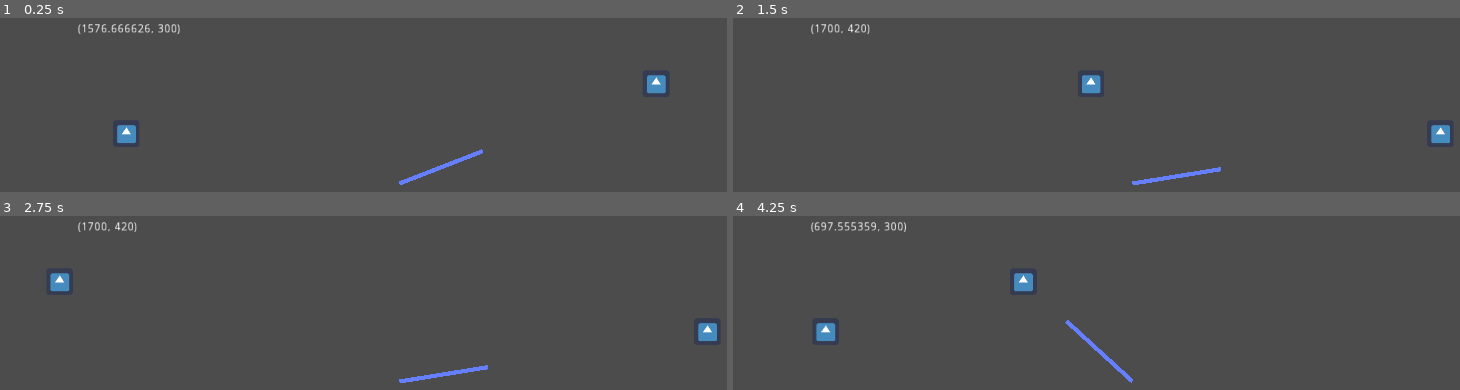
Above: before the commit, frames 1-4 (two rows, left to right).
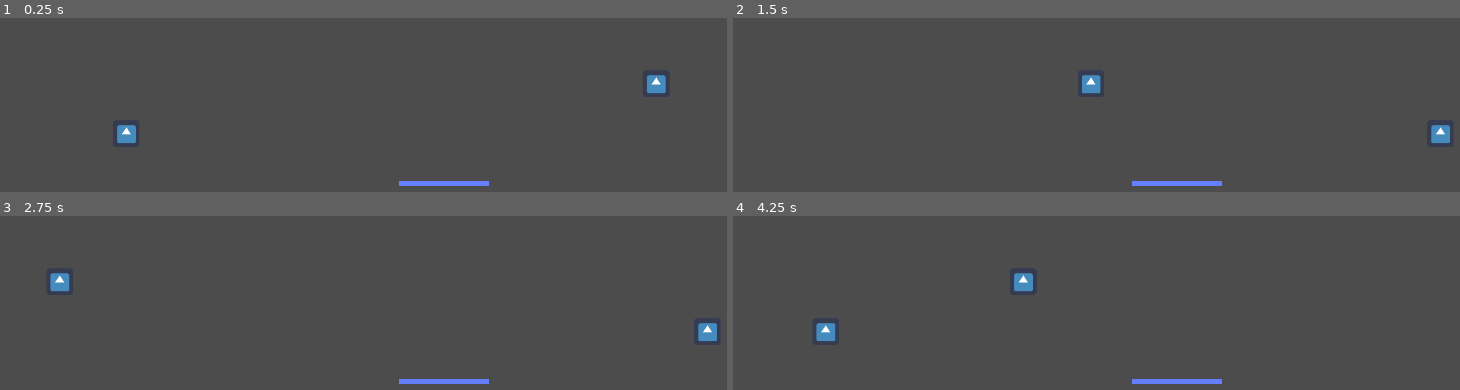
Above: after the commit, the same moments.

Repository: Boyquotes/ddat-gpf.entities
Game: Godot game, scene res://_testenv/tests_entity_ability/unit_ability_controller/test_entab_weapon.tscn
The game is run twice, just before and just after one commit, with the same random seed, the same clock (stepped at 60 frames per second) and the same inputs. This scene is started directly instead of the project's main scene. The engine's default icon, where the game draws it, is replaced by a stand-in: a white triangle on a blue panel in a dark square.
Inputs (mouse positions are in pixels of both pictures, inside the frame that each line leads up to):
- Up to frame 1 (0.25 s): no input
- Up to frame 2 (1.5 s): tap Enter (ui_accept) at 0.5, 0.77 s; move the mouse to (1307, 160) at 0.52 s; hold Right (ui_right) 0.53-1.28 s; move the mouse to (outside the picture) at 1.27 s; hold Down (ui_down) from 1.28 s (still down)
- Up to frame 3 (2.75 s): tap Enter (ui_accept) at 1.52 s; move the mouse to (479, 282) at 2.02 s; release Down (ui_down) at 2.03 s; hold Right (ui_right) from 2.03 s (still down)
- Up to frame 4 (4.25 s): move the mouse to (outside the picture) at 2.77 s; release Right (ui_right) at 2.78 s; hold Up (ui_up) 2.78-3.53 s; tap Enter (ui_accept) at 3.02, 3.77 s; move the mouse to (outside the picture) at 3.52 s; hold Left (ui_left) from 3.53 s (still down)

The runs differ from the first frame. In frame 1, 0.9% of the frame differs, in the area x 10-68%, y 3-97%; in frame 2, 0.7%; in frame 3, 0.7%; in frame 4, 1.0%.

Commit message:
option for outputting target reference
#14

Diff:
--- a/src/ddat-gpf/entity_systems/entity_ability/class_ability_targeter.gd
+++ b/src/ddat-gpf/entity_systems/entity_ability/class_ability_targeter.gd
@@ -22,13 +22,16 @@
 # clean documentation
 
 #//TODO
+# (search file)
 
 ##############################################################################
 
 # properties (signals, enums, constants, exports, variables, onreadys)
 
+# pass along a reference to the target
+signal update_target_reference(target_reference)
 # pass along the current position of the target
-signal update_target(target_position)
+signal update_target_position(target_position)
 # emitted when not updating the target, along with the remaining frames until
 # the next update and the proportion (as float) to the next update
 signal update_not_ready(frames_left, proportion_to)
@@ -36,16 +39,22 @@
 # for when to show the reticule
 signal change_reticule_visibility(is_visible)
 
+# the target data to gather and update
+enum RETURN_TYPE {
+	NODE_REFERENCE,
+	GLOBAL_POSITION,
+}
+
 # how to target the ability during target selection state
 # when utilising an automatic (prefix AUTO_) target selection mode the position
 # of this node is considered for distance to the target, so make sure your
 # entityAbilityController nodes are scene tree children of your entities.
 #
-# NONE
-# MOUSE_LOOK
+# NONE - disables all return options
+# MOUSE_LOOK - can only return position, not target reference
 # AUTOMATIC - automatic requires a specified target logic to be set on the
-#	'selector_method' property. This should be a method that returns a vector
-#	toward a Node2D; extend this class to add your own.
+#	'selector_method' property. This should be a method that returns either a
+# Node2D or null; extend this class to add your own selection methods.
 enum SELECTION {
 	NONE,
 	MOUSE_LOOK,
@@ -65,6 +74,12 @@
 const CLASS_VERBOSE_LOGGING := false
 const CLASS_SCRIPT_NAME := "ActivationController"
 
+# toggles for which signals you wish to output
+# 'output_target_reference' -> emit signal 'update_target_reference'
+export(bool) var output_target_reference := true
+# 'output_target_position' -> emit signal 'update_target_position'
+export(bool) var output_target_position := true
+
 # the node group string to pick potential targets from
 # used as-is this has the potential to negatively impact performance,
 # (especially calculating distance), so to prune potential targets consider;
@@ -99,6 +114,8 @@
 # delta accumulation since last signal update
 var frames_since_last_update := 0.0
 
+# stored reference of last target
+var current_target
 # stored position of last target
 var current_target_position
 
@@ -185,10 +202,35 @@
 	frames_since_last_update += arg_delta
 	if frames_since_last_update >= update_frequency:
 		frames_since_last_update -= update_frequency
-		current_target_position = get_target_position_by_selection()
+
+		# multiple output methods exist, even though a node reference is
+		# enough to get position, because certain abilities may just wish
+		# to send an ability toward a position or in a specific direction
+
+		# reference to target handling
+		if output_target_reference:
+			current_target =\
+					get_target_data_by_selection(RETURN_TYPE.NODE_REFERENCE)
+			if current_target != null:
+				emit_signal("update_target_reference", current_target)
+
+		# position of target handling
+		if output_target_position:
+			if current_target is Node2D:
+				current_target_position = current_target.global_position
+			else:
+				current_target_position =\
+						get_target_data_by_selection(
+						RETURN_TYPE.GLOBAL_POSITION)
+			if current_target_position != null:
+				emit_signal("update_target_position", current_target_position)
+
+		current_target_position =\
+				get_target_data_by_selection(RETURN_TYPE.GLOBAL_POSITION)
 		# if target was found, update all
 		# can assume in receipient nodes that this passed param is vec2
-		if current_target_position != null:
+		if current_target_position != null\
+		and output_target_position:
 			# if it isn't null should only ever pass a vec2
 			assert(current_target_position is Vector2)
 			emit_signal("update_target", current_target_position)
@@ -216,28 +258,51 @@
 # public methods
 
 
-# should return vector2 if target is found, or null if no target was found
-# methods for SELECTION.SELECTOR_METHOD should return a vector2 or null as per
-func get_target_position_by_selection():
+func get_target_data_by_selection(arg_return_type: int):
+	var potential_target = null
 	var potential_target_position = null
 
+	# ERR catch
+	if not arg_return_type in RETURN_TYPE.values():
+		GlobalDebug.log_error(CLASS_SCRIPT_NAME,
+				"get_target_data_by_selection",
+				"return type argument invalid")
+
+	# selection mode determines available return types
 	match selection_mode:
 		# get mouse pos
+		# mouse look cannot return node references
 		SELECTION.MOUSE_LOOK:
 #			potential_target_position = get_local_mouse_position()
 			potential_target_position = get_global_mouse_position()
 
-		# to add
+		# by custom method
+		# methods written for this selection type should always return
+		# node references; position can be taken from there.
+		#//TODO add option for selector method to support position only
+		# from the node reference
 		SELECTION.SELECTOR_METHOD:
 			if selector_method != null:
 				if has_method(selector_method):
-					potential_target_position = call(selector_method)
-
+					potential_target = call(selector_method)
+
+	# if potential target is null, cannot return a node ref even if asked for
+	if potential_target is Node2D:
+		if arg_return_type == RETURN_TYPE.NODE_REFERENCE:
+				return potential_target
+		# if not returning node reference we are returning position
+		else:
+			potential_target_position = potential_target.global_position
+
+	# if no potential target is set (such as in the case of mouse look
+	# selection) then the potential_target_position is set elsewhere
 	if potential_target_position is Vector2:
-		return potential_target_position
-#		return global_position.direction_to(potential_target_position)
-	else:
-		return null
+		if arg_return_type == RETURN_TYPE.GLOBAL_POSITION:
+				return potential_target_position
+
+	# if no valid output then
+	# catchall end statement
+	return null
 
 
 ##############################################################################
@@ -314,7 +379,7 @@
 						closest_target.global_position.distance_to(\
 						global_position)
 	# retun the globpos of the chosen target
-	return closest_target.global_position
+	return closest_target
 
 
 func _show_reticule_on_activation():
@@ -331,3 +396,43 @@
 	GlobalDebug.log_success(CLASS_VERBOSE_LOGGING, CLASS_SCRIPT_NAME,
 			"_show_reticule_on_targeting", "signal received")
 	self.is_targeting_active = target_state
+
+
+#//TODO test the tree exit connection
+func _target_clear(arg_target):
+	if arg_target is Node2D:
+		_target_reference_update(arg_target, true)
+
+
+# if argument for is_cleared parameter is true, the current target will
+# be removed and signal connections updated; if left to default of false
+# this method will attempt to set the current target to the argument arg_target
+func _target_reference_update(
+			arg_target: Node2D,
+			arg_is_cleared: bool = false):
+	# attempt to add target
+	if not arg_is_cleared:
+		# target must be in scene tree to be valid
+		if arg_target.is_inside_tree():
+			# connect target to target_clear method
+			# output error if signal doesn't exist and fails to be added
+			if (GlobalFunc.confirm_signal(false,
+					arg_target, self, "tree_exiting", "_target_clear",
+					[arg_target]) == false):
+				GlobalDebug.log_error(CLASS_SCRIPT_NAME,
+						"_target_reference_update",
+						"unable to remove signals to existing target")
+			else:
+				current_target = arg_target
+	# attempt to remove target
+	else:
+		# removed connection of target to target_clear method
+		# output error if signal exists and fails to be removed
+		if (GlobalFunc.confirm_signal(false,
+				arg_target, self, "tree_exiting", "_target_clear")\
+				== false):
+			GlobalDebug.log_error(CLASS_SCRIPT_NAME,
+					"_target_reference_update",
+					"unable to remove signals to existing target")
+		# clear target
+		current_target = null
